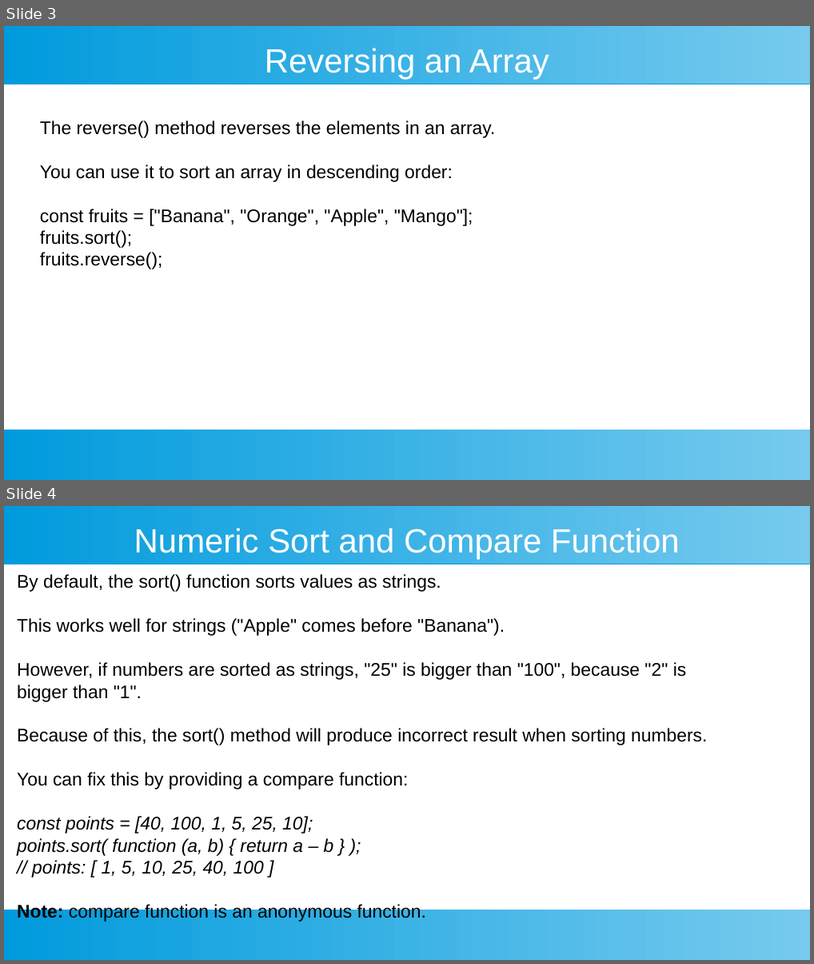
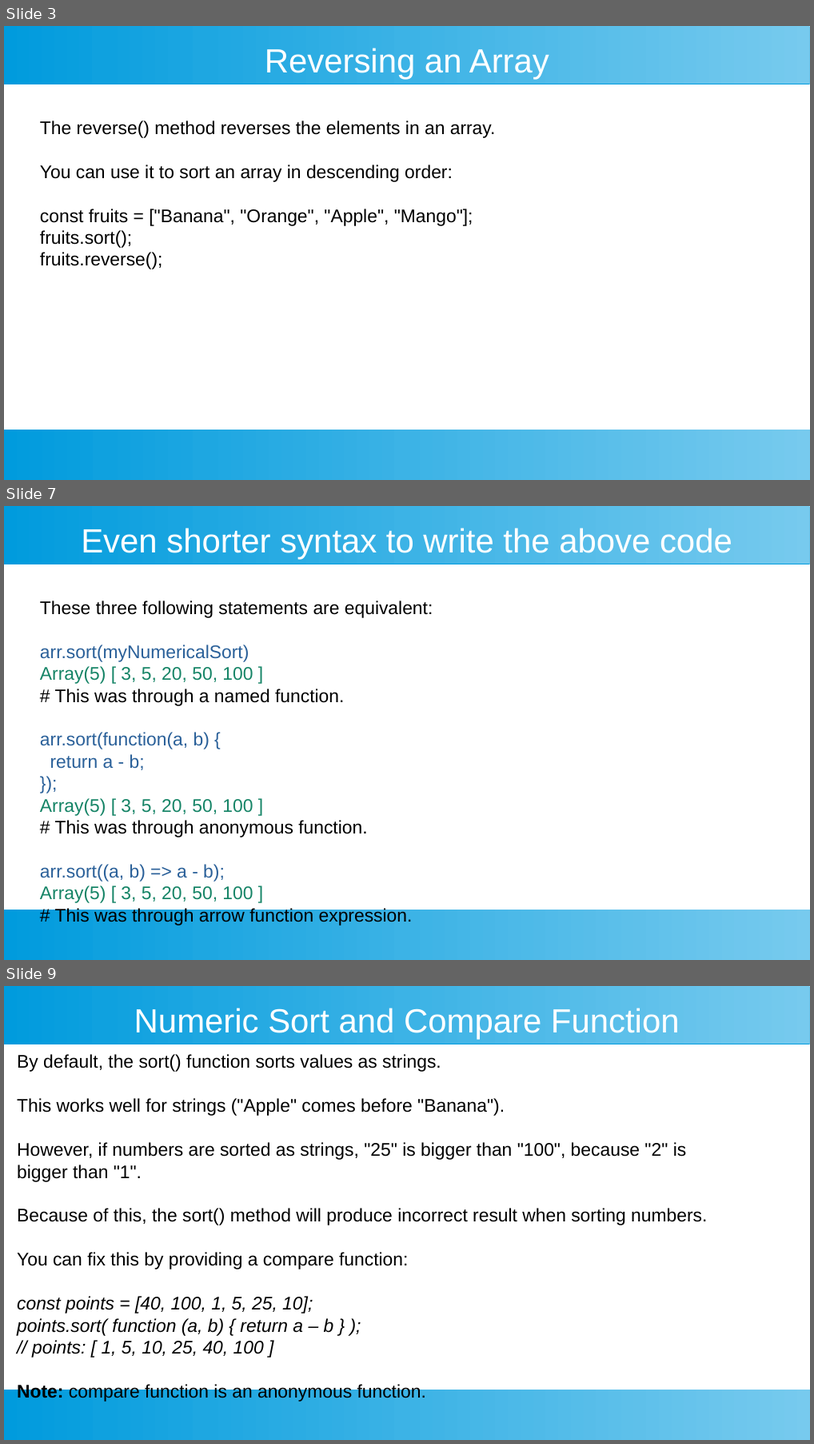
Before and after one commit to ashishjain1547/public_lessons_in_javascript, a slide deck: 7_Arrays in Detail/3 - sorting on an array.odp. Shown one above the other, each under a label of ours: slides 3 and 4 before the commit, slides 3, 7 and 9 after it; the slides between them are not shown. The pictures are 814x964 and 814x1444 pixels, drawn with LibreOffice and Linux fonts; fonts in the diff are those of the drawing. Boxes give left, top, right and bottom in pixels: in the first picture for what was removed or moved away, otherwise in the second. Text is boxed around its words. In the diff, an @@ line names an element or a change of style, - is before the commit and + after.

```diff
--- a/7_Arrays in Detail/3 - sorting on an array.odp
+++ b/7_Arrays in Detail/3 - sorting on an array.odp
@@ slide 7 added at [4,506,810,960], background #FFFFFF; not listed: 2 template elements that a slide beside it also shows @@
@@ title added at [81,528,733,560], 33 pt, text #FFFFFF @@
+Even shorter syntax to write the above code
@@ text added at [40,600,433,903], 18 pt, text #000000 @@
+These three following statements are equivalent:
+arr.sort(myNumericalSort)
+Array(5) [ 3, 5, 20, 50, 100 ]
+# This was through a named function.
+arr.sort(function(a, b) {
+return a - b;
+});
+Array(5) [ 3, 5, 20, 50, 100 ]
+# This was through anonymous function.
+arr.sort((a, b) => a - b);
+Array(5) [ 3, 5, 20, 50, 100 ]
+# This was through arrow function expression.
@@ what was slide 4 is now slide 9 @@
```
Also in this commit, not shown: 2 slides changed, 5 other slides added, 2 other files.
